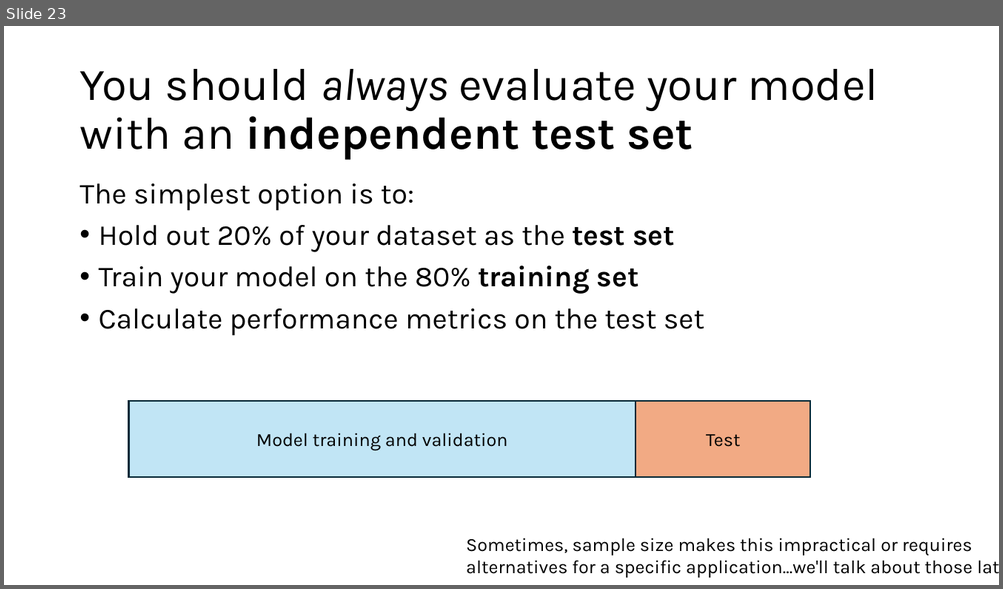
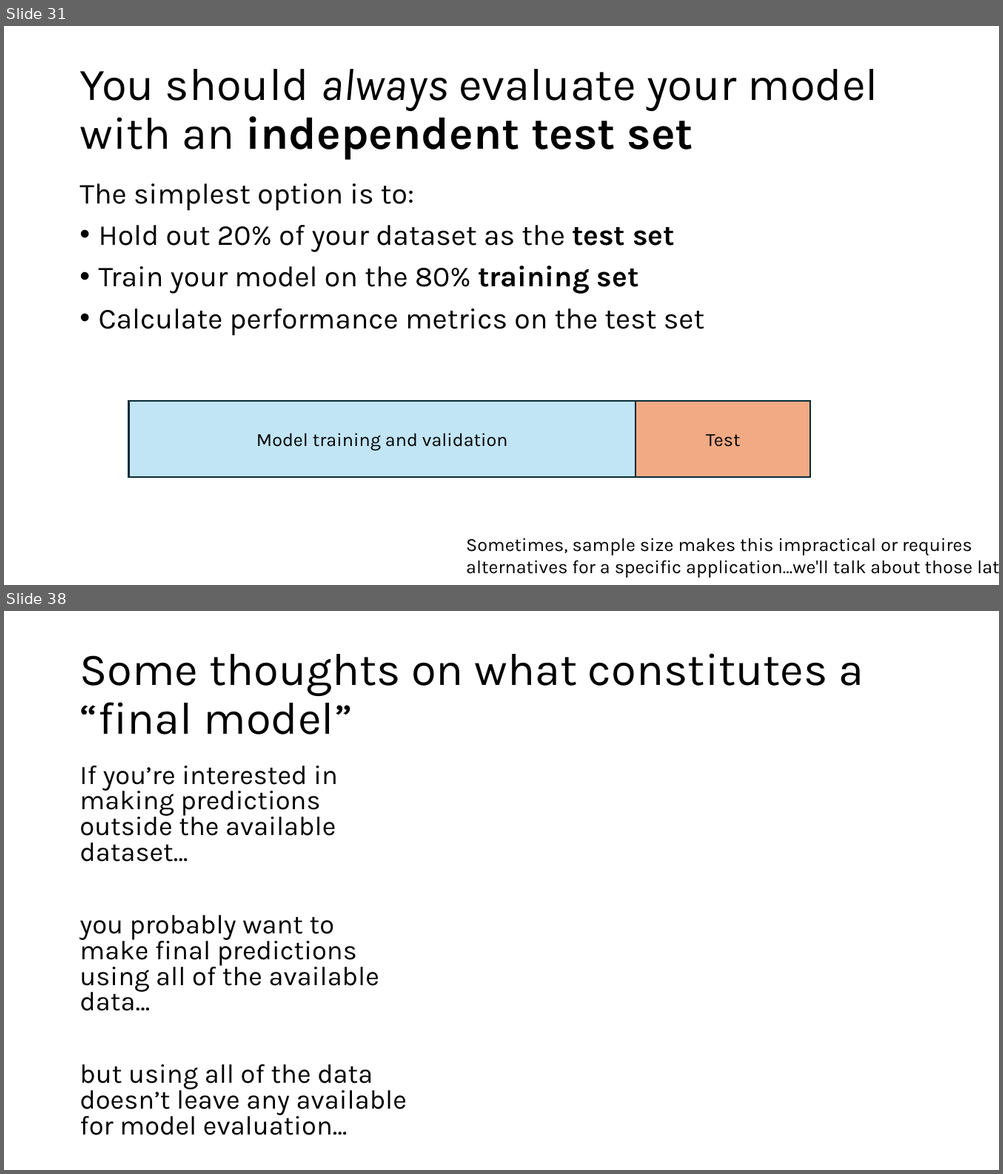
Before and after one commit to grantvagle/ml_methods_workshop, a slide deck: slides/02_model_eval_cv.pptx. Shown one above the other, each under a label of ours: slide 23 before the commit, slides 31 and 38 after it; the slides between them are not shown. The pictures are 1003x589 and 1003x1174 pixels, drawn with LibreOffice and Linux fonts; fonts in the diff are those of the drawing. Boxes give left, top, right and bottom in pixels: in the first picture for what was removed or moved away, otherwise in the second. Text is boxed around its words. In the diff, an @@ line names an element or a change of style, - is before the commit and + after.

```diff
--- a/slides/02_model_eval_cv.pptx
+++ b/slides/02_model_eval_cv.pptx
@@ slide 38 added at [4,611,999,1170], background #FFFFFF @@
@@ title added at [79,653,863,735], 44 pt, text #000000 @@
+Some thoughts on what constitutes a “final model”
@@ text added at [79,766,407,1136], 25.9 pt, text #000000 @@
+If you’re interested in making predictions outside the available dataset…
+you probably want to make final predictions using all of the available data…
+but using all of the data doesn’t leave any available for model evaluation…
@@ what was slide 23 is now slide 31 @@
```
Also in this commit, not shown: 11 slides changed, 13 other slides added, 1 slide removed.
